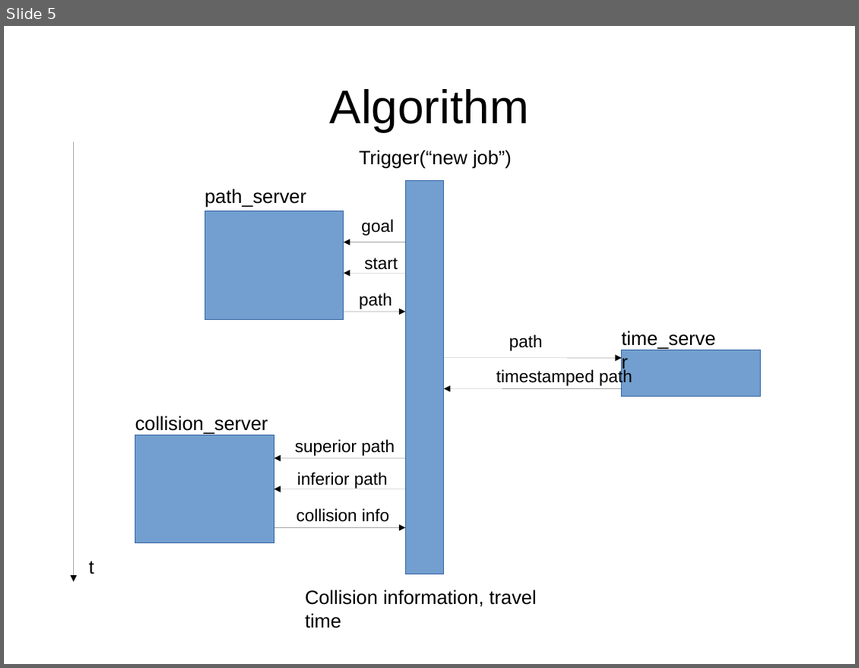
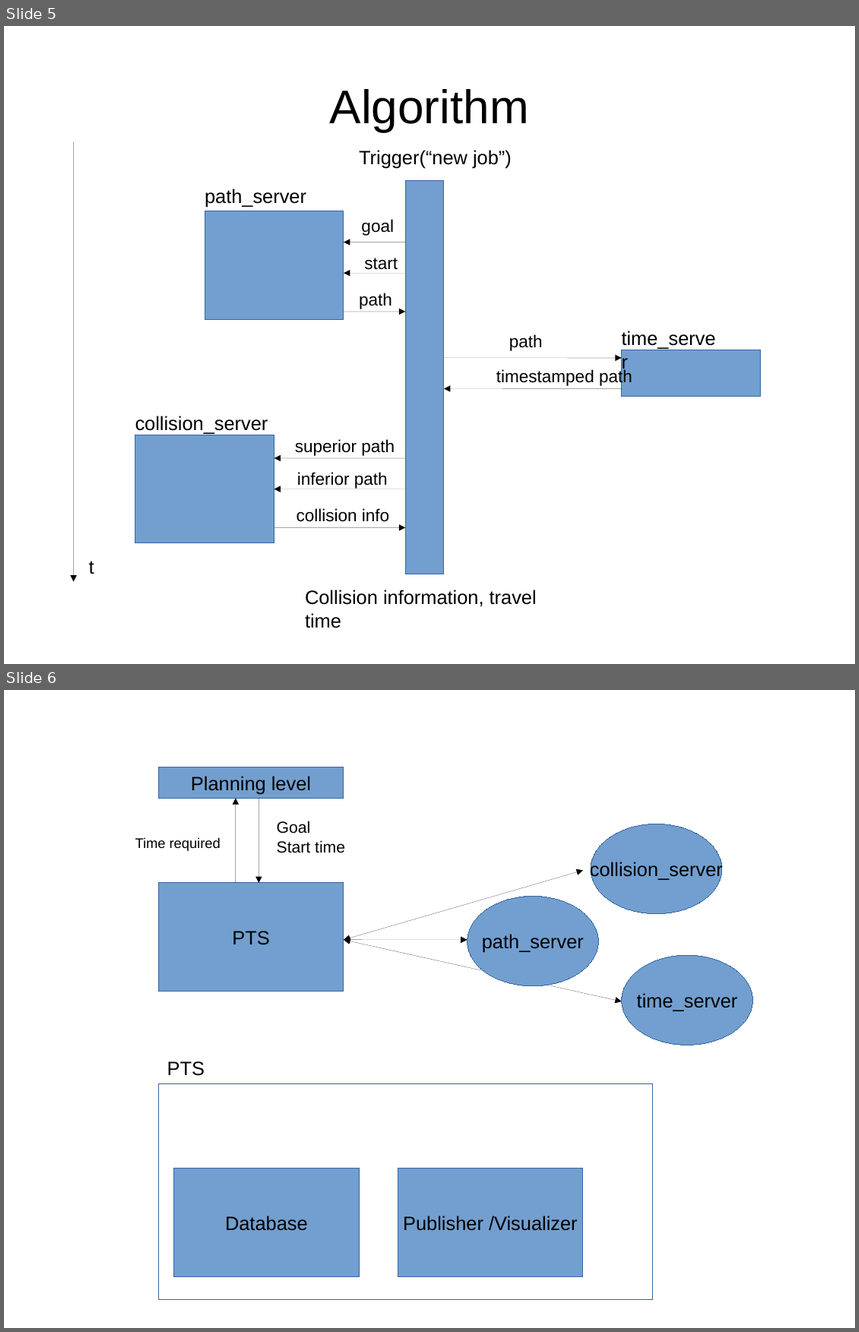
Before and after one commit to VirtualVale/ProjectPath, a slide deck: time_experiments/pathplanning_slides.odp. Shown one above the other, each under a label of ours: slide 5 before the commit, slides 5 and 6 after it. The pictures are 859x668 and 859x1332 pixels, drawn with LibreOffice and Linux fonts; fonts in the diff are those of the drawing. Boxes give left, top, right and bottom in pixels: in the first picture for what was removed or moved away, otherwise in the second. Text is boxed around its words. In the diff, an @@ line names an element or a change of style, - is before the commit and + after.

Commit message:
visualizer + visualizer test added unsuccessfully, problem is the data transmission of a vector, plan_actionserver modified and used as base construct for a monolithic implementation of the main function

```diff
--- a/time_experiments/pathplanning_slides.odp
+++ b/time_experiments/pathplanning_slides.odp
@@ slide 6 added at box(4, 690, 855, 1328), background #FFFFFF @@
@@ rectangle added at box(158, 768, 344, 798), fill #729FCF, outline #3465A4 0 pt, 18 pt, text #000000 @@
+Planning level
@@ arrow added from (236, 883) to (236, 798), #000000 0 pt @@
@@ arrow added from (259, 798) to (259, 883), #000000 0 pt @@
@@ text added at box(277, 821, 345, 853), 15 pt, text #000000 @@
+Goal
+Start time
@@ ellipse added at box(591, 825, 722, 914), fill #729FCF, outline #3465A4 0 pt, 18 pt, text #000000 @@
+collision_server
@@ text added at box(135, 837, 221, 851), 13 pt, text #000000 @@
+Time required
@@ double arrow added from (344, 940) to (583, 871), #000000 0 pt @@
@@ rectangle added at box(158, 883, 344, 991), fill #729FCF, outline #3465A4 0 pt, 18 pt, text #000000 @@
+PTS
@@ ellipse added at box(468, 896, 599, 986), fill #729FCF, outline #3465A4 0 pt, 18 pt, text #000000 @@
+path_server
@@ double arrow added from (344, 940) to (622, 1002), #000000 0 pt @@
@@ double arrow added from (344, 940) to (468, 940), #000000 0 pt @@
@@ ellipse added at box(622, 956, 753, 1046), fill #729FCF, outline #3465A4 0 pt, 18 pt, text #000000 @@
+time_server
@@ text added at box(167, 1062, 205, 1076), 18 pt, text #000000 @@
+PTS
@@ rectangle added at box(158, 1084, 653, 1300), outline #3465A4 0 pt @@
@@ rectangle added at box(174, 1169, 360, 1277), fill #729FCF, outline #3465A4 0 pt, 18 pt, text #000000 @@
+Database
@@ rectangle added at box(398, 1169, 583, 1277), fill #729FCF, outline #3465A4 0 pt, 18 pt, text #000000 @@
+Publisher /Visualizer
```
Also in this commit, not shown: 3 other slides added, 6 other files.
